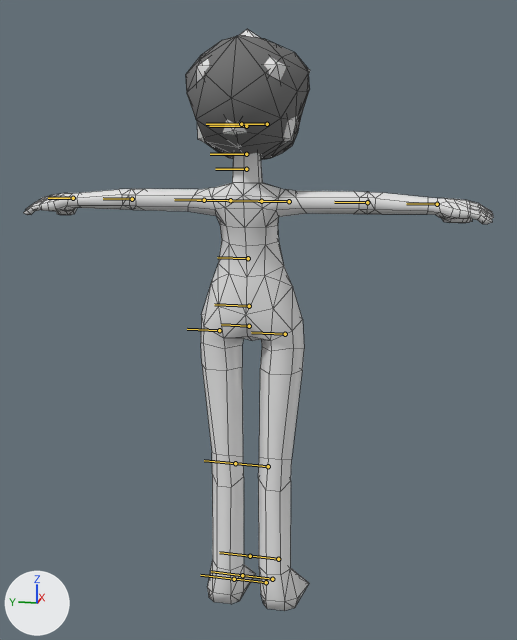
The Blender file unrea.blend as it was, and as the next commit left it.
Camera for both pictures: a 50 mm lens placed at (-1.782, -0.381, 1.53), pointed at (-0.078, -0.04, 1.104). Lighting does not change. The marker at lower left points along +X, +Y and +Z. Both versions are drawn at the pose saved in each file; the numbers are the values there. The bones that bend it are drawn over the model as lines. Mesh edges are drawn as thin lines.

The first picture shows 'unrea_body', 'unrea_head', 'unrea_head_phy'.
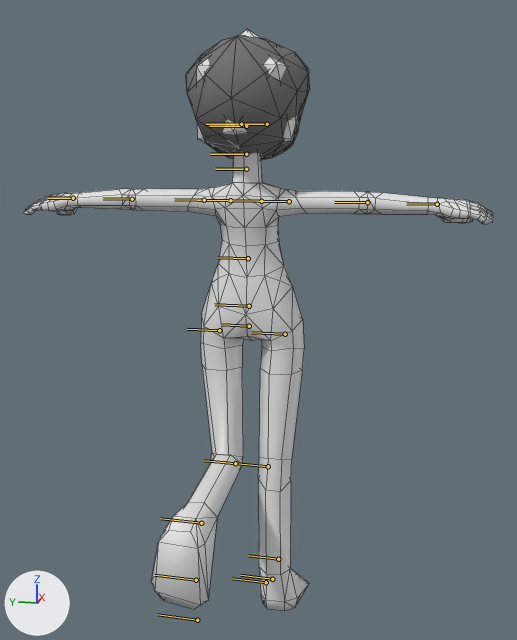
Location of each change, (x1, y1, x2, y2) in pixels of the pictures (517 x 640 px):
'unrea_body', posed: (24, 153, 494, 611) in both

The edits, one by one:
Bone 'mKneeLeft' (bone_mkneeleft) turns from (0, 0, 0) to (0, 87, 0) degrees about its own x, y and z.
